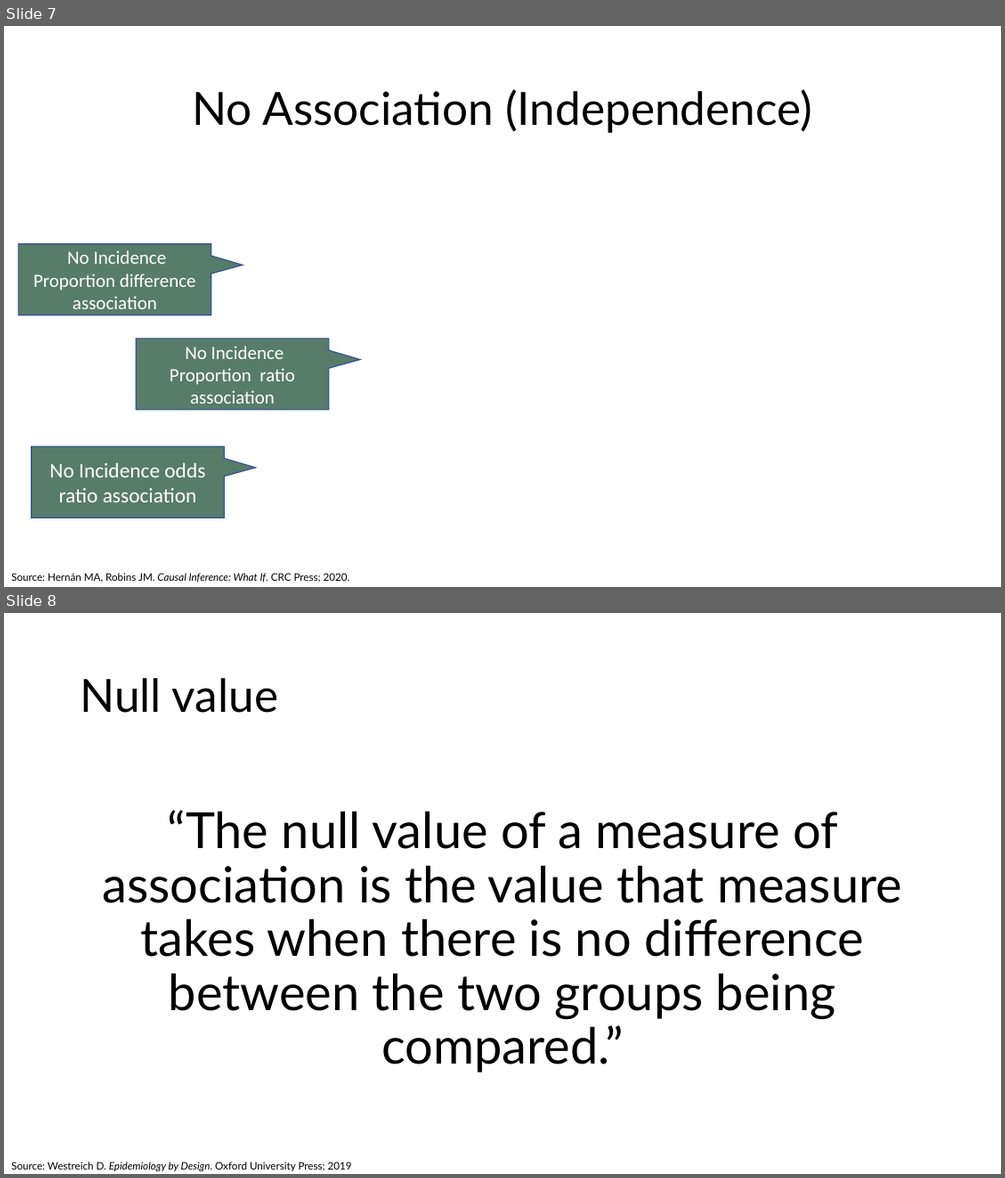
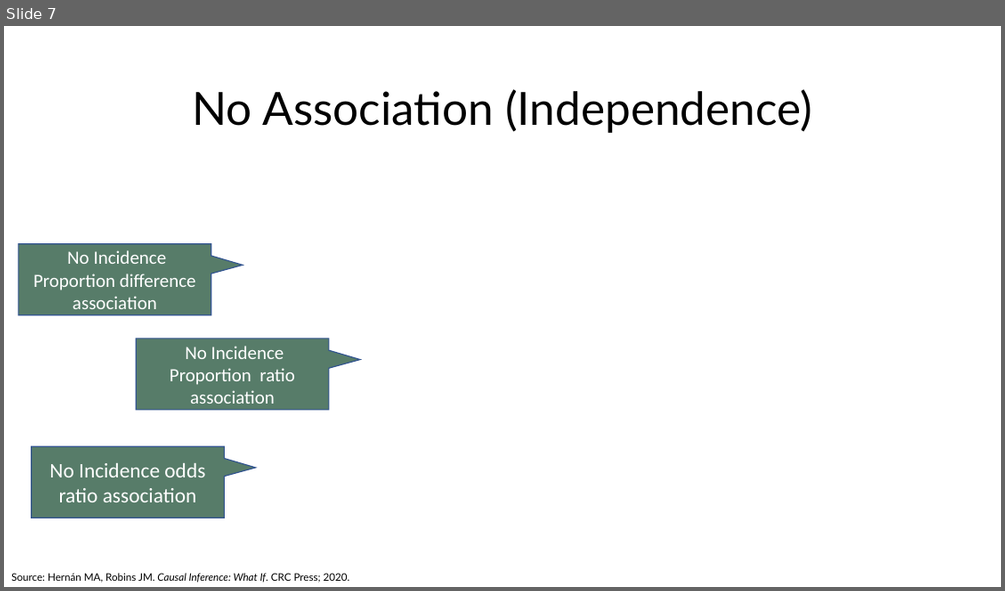
Before and after one commit to brad-cannell/r4epi, a slide deck: img/10_part_intro_epi/04_measures_of_association/measures_of_assocaition.pptx. Shown one above the other, each under a label of ours: slides 7 and 8 before the commit, slide 7 after it. The pictures are 1005x1178 and 1005x591 pixels, drawn with LibreOffice and Linux fonts; fonts in the diff are those of the drawing; grey boxes stand for pictures. Boxes give left, top, right and bottom in pixels: in the first picture for what was removed or moved away, otherwise in the second. Text is boxed around its words. In the diff, an @@ line names an element or a change of style, - is before the commit and + after.

Commit message:
WIP chapter on measures of association

```diff
--- a/img/10_part_intro_epi/04_measures_of_association/measures_of_assocaition.pptx
+++ b/img/10_part_intro_epi/04_measures_of_association/measures_of_assocaition.pptx
@@ slide 8 removed at bbox=[4, 613, 1001, 1174], background #FFFFFF @@
@@ title removed at bbox=[80, 678, 278, 713] @@
-Null value
@@ text removed at bbox=[103, 810, 902, 1072] @@
-“The null value of a measure of association is the value that measure takes when there is no difference between the two groups being compared.”
@@ text removed at bbox=[11, 1161, 352, 1171] @@
-Source: Westreich D. Epidemiology by Design. Oxford University Press; 2019
```
Also in this commit, not shown: 1 slide added, 1 other slide removed, 6 other files.
